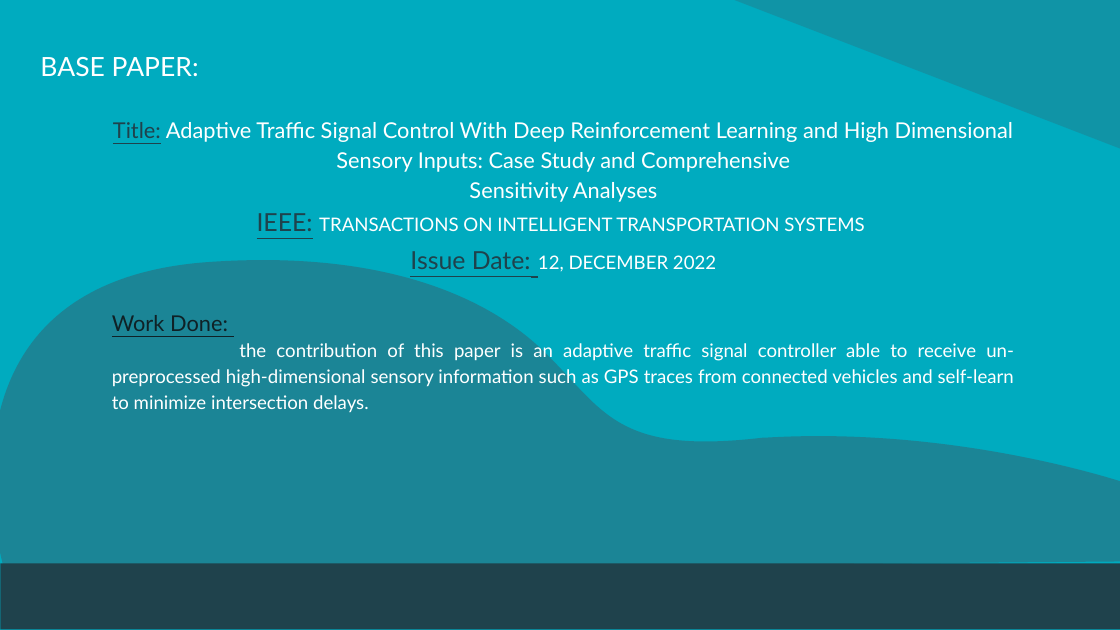
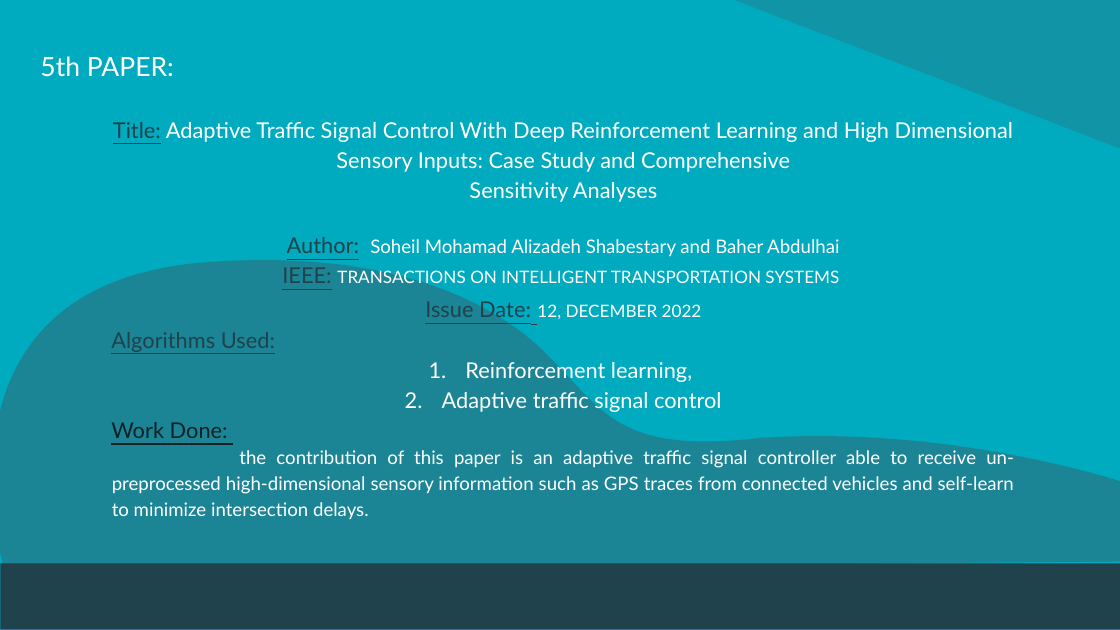
Before and after one commit to Namasivaayam-L/ResearchLab, a slide deck: slide 13 of Automatic Traffic Signal Control System.pptx (slide 14 before the commit). Drawn at 1120x630 pixels with LibreOffice and Linux fonts; fonts in the diff are those of the drawing. Boxes give left, top, right and bottom in pixels: in the first picture for what was removed or moved away, otherwise in the second. Text is boxed around its words. In the diff, an @@ line names an element or a change of style, - is before the commit and + after.

```diff
--- a/Automatic Traffic Signal Control System.pptx
+++ b/Automatic Traffic Signal Control System.pptx
@@ title at (x1=40, y1=56, x2=174, y2=77): text changed @@
-BASE PAPER:
+5th PAPER:
@@ text at (x1=287, y1=237, x2=839, y2=257): paragraph added @@
+Author: Soheil Mohamad Alizadeh Shabestary and Baher Abdulhai
@@ text at (x1=282, y1=267, x2=839, y2=322): size 16 to 14 pt in "IEEE:", "Issue Date:"; size 12 to 11 pt in "TRANSACTIONS ON INTELLIGENT TRANSPORTATION SYSTEMS", "12, DECEMBER 2022" @@
@@ text at (x1=111, y1=332, x2=721, y2=413): paragraphs added @@
+Algorithms Used:
+1. Reinforcement learning,
+2. Adaptive traffic signal control
```
Also in this commit, not shown: 11 other slides changed, 1 slide added, 3 slides removed, 1 other file.
